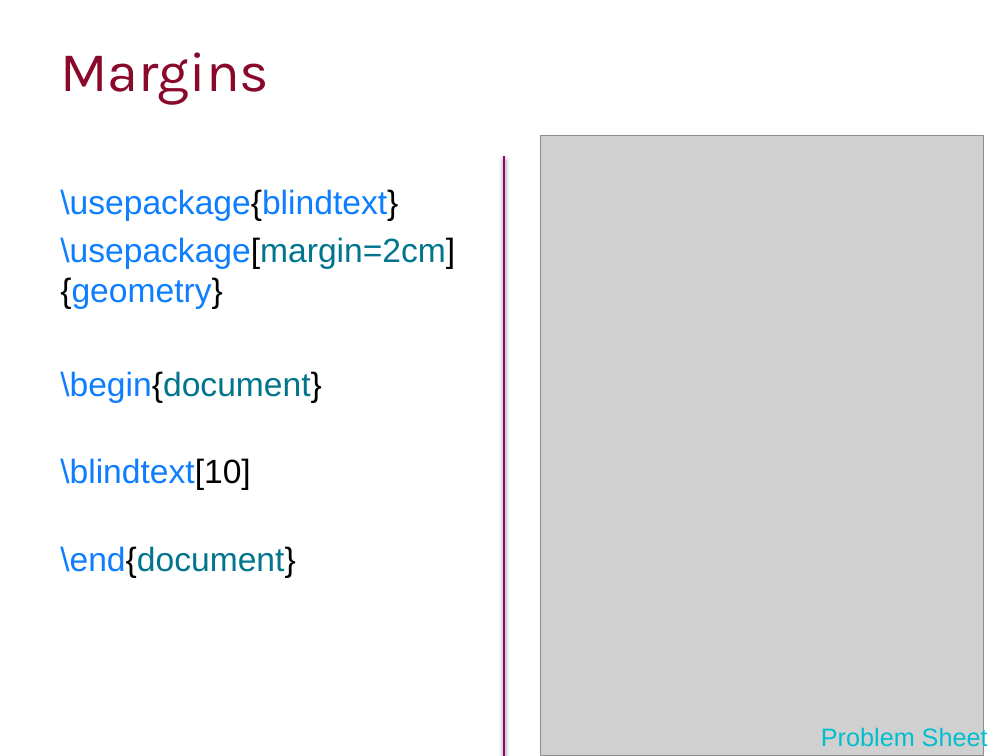
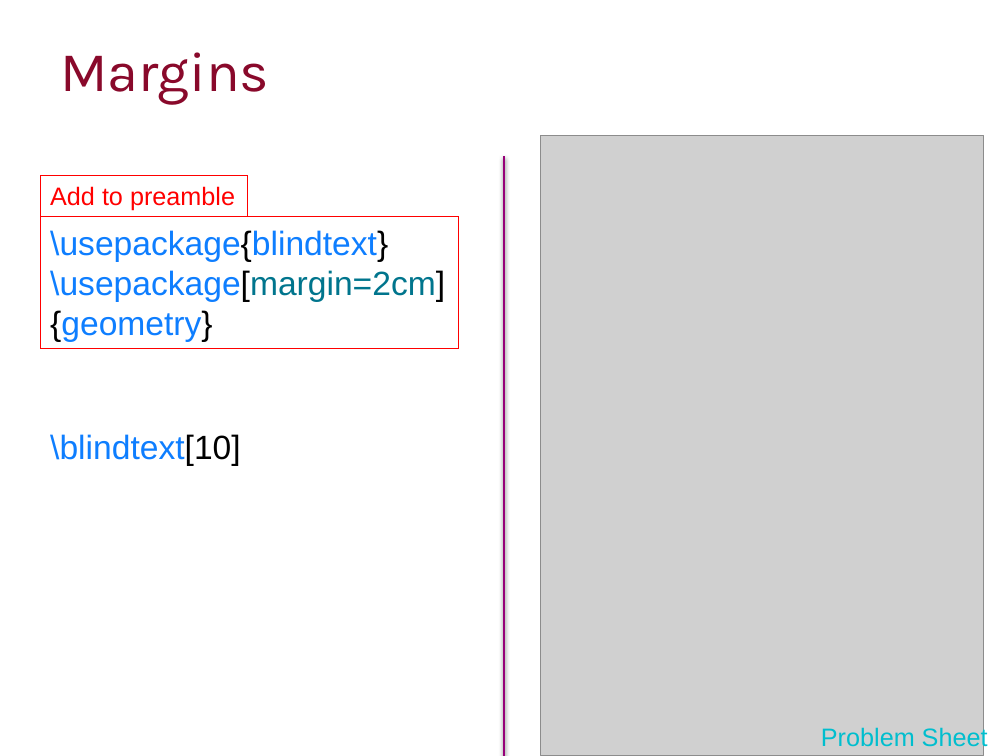
Before and after one commit to ImperialCollegeLondon/RCDS-writing-theses-in-latex, a slide deck: slide 10 of Writing Theses in Latex Slides.pptx. Drawn at 1008x756 pixels with LibreOffice and Linux fonts; fonts in the diff are those of the drawing; grey boxes stand for pictures; background and template pictures are left out. Boxes give left, top, right and bottom in pixels: in the first picture for what was removed or moved away, otherwise in the second. Text is boxed around its words. In the diff, an @@ line names an element or a change of style, - is before the commit and + after.

Commit message:
Reformatted preamble commands

```diff
--- a/Writing Theses in Latex Slides.pptx
+++ b/Writing Theses in Latex Slides.pptx
@@ rectangle added at bbox=[40, 175, 247, 216], outline #FF0000 0.75 pt, 18 pt, text #FF0000 @@
+Add to preamble
@@ text at bbox=[60, 189, 455, 403]: paragraphs removed @@
-\usepackage{blindtext}
-\usepackage[margin=2cm] {geometry}
-\begin{document}
@@ rectangle added at bbox=[40, 217, 459, 349], outline #FF0000 0.75 pt, 24 pt, text #0E7EFF @@
+\usepackage{blindtext}
+\usepackage[margin=2cm] {geometry}
@@ text "\blindtext[10]": place and size @@
-text "\blindtext[10]" at bbox=[60, 189, 455, 578]
+text "\blindtext[10]" at bbox=[50, 434, 240, 466]
@@ text at bbox=[60, 546, 295, 578]: paragraph removed @@
-\end{document}
```
Also in this commit, not shown: 7 other slides changed.
